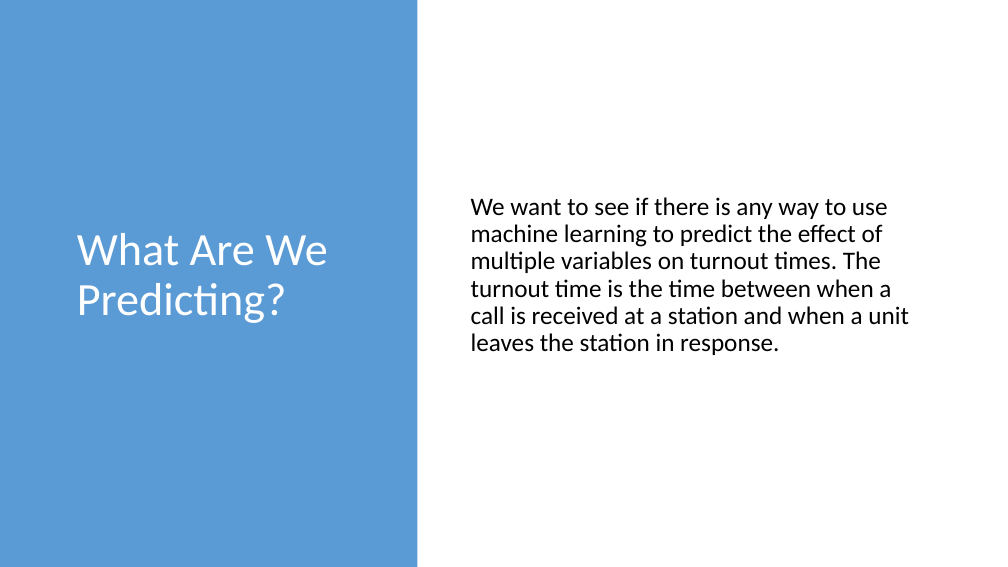
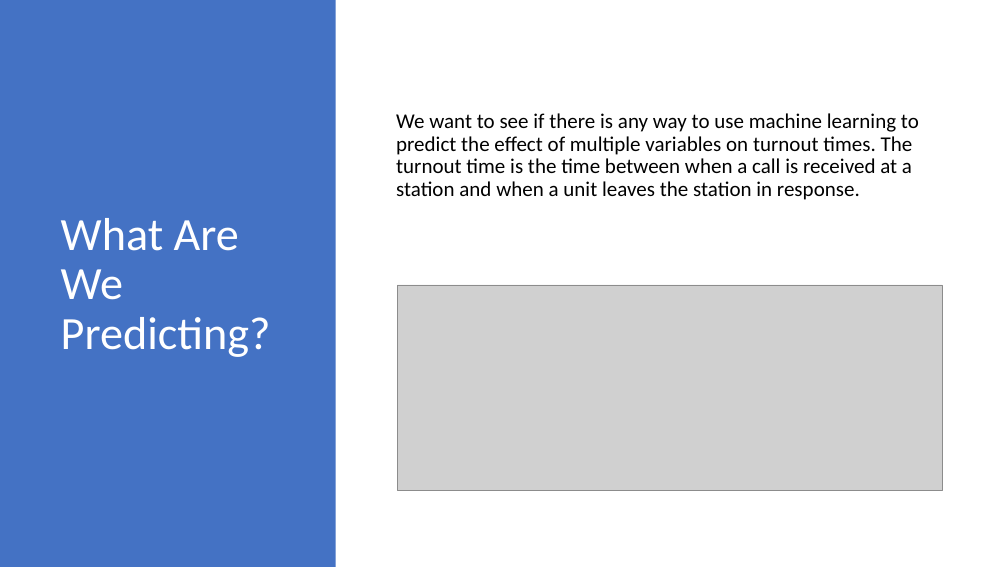
Before and after one commit to kristine848/FinalProject, a slide deck: slide 2 of Final Project PPT C.S.P. (1).pptx. Drawn at 1008x567 pixels with LibreOffice and Linux fonts; fonts in the diff are those of the drawing; grey boxes stand for pictures. Boxes give left, top, right and bottom in pixels: in the first picture for what was removed or moved away, otherwise in the second. Text is boxed around its words. In the diff, an @@ line names an element or a change of style, - is before the commit and + after.

```diff
--- a/Final Project PPT C.S.P. (1).pptx
+++ b/Final Project PPT C.S.P. (1).pptx
@@ rectangle: place and size @@
-rectangle at <box>0,0,417,567</box>
+rectangle at <box>0,0,336,567</box>
@@ rectangle at <box>0,0,336,567</box>: fill #5B9BD5 to #4472C4 @@
@@ title "What Are We Predicting?" rewrapped from <box>77,233,327,323</box> to <box>61,218,271,357</box> @@
@@ text "We want to see if ...": place and size @@
-text "We want to see if ..." at <box>471,197,909,355</box>
+text "We want to see if ..." at <box>396,113,919,200</box>
@@ text "We want to see if ..." at <box>396,113,919,200</box>: size 24 to 20 pt @@
@@ picture added at <box>398,285,943,491</box> @@
```
Also in this commit, not shown: 2 other slides changed, 1 slide added.
